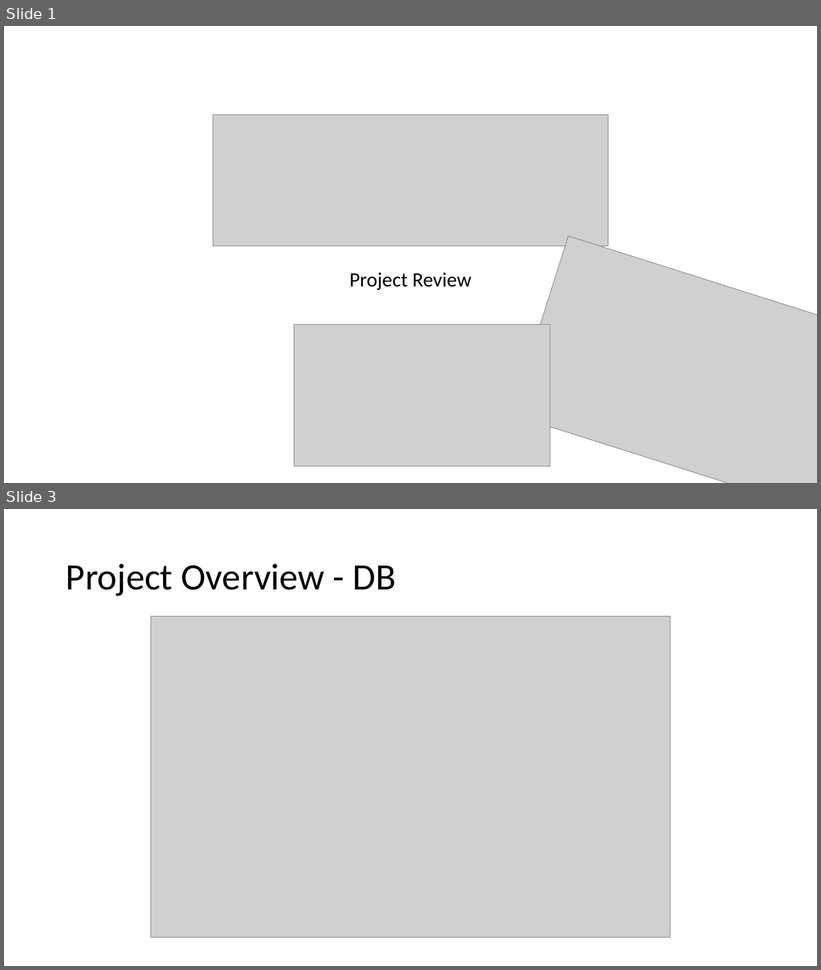
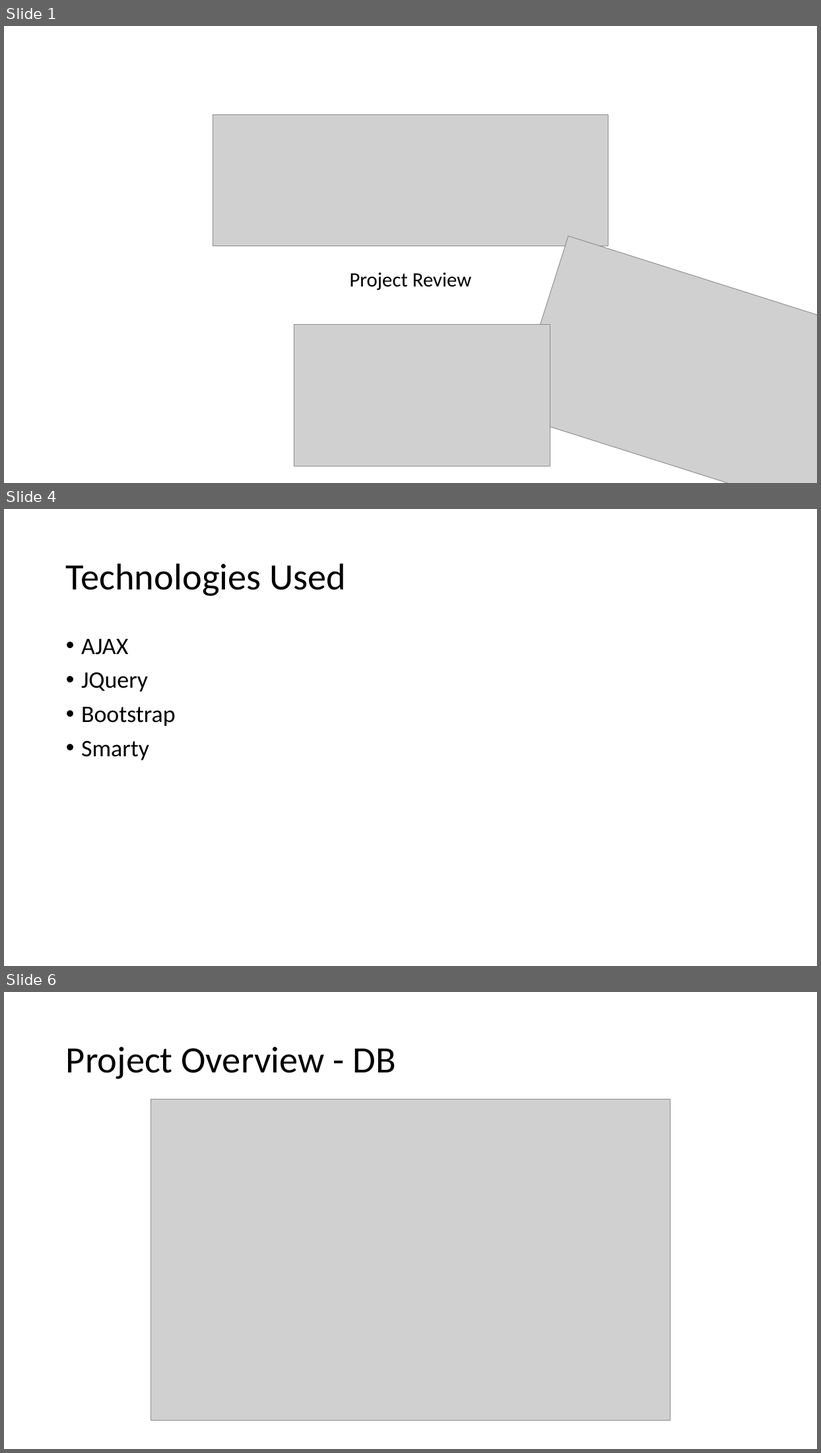
Before and after one commit to riedd2/webprogramming, a slide deck: ch.bfh.bti7054.w2014.p.pc-hammer/doc/PCHAMMER.pptx. Shown one above the other, each under a label of ours: slides 1 and 3 before the commit, slides 1, 4 and 6 after it; the slides between them are not shown. The pictures are 821x970 and 821x1453 pixels, drawn with LibreOffice and Linux fonts; fonts in the diff are those of the drawing; grey boxes stand for pictures; background and template pictures are left out. Boxes give left, top, right and bottom in pixels: in the first picture for what was removed or moved away, otherwise in the second. Text is boxed around its words. In the diff, an @@ line names an element or a change of style, - is before the commit and + after.

```diff
--- a/ch.bfh.bti7054.w2014.p.pc-hammer/doc/PCHAMMER.pptx
+++ b/ch.bfh.bti7054.w2014.p.pc-hammer/doc/PCHAMMER.pptx
@@ slide 4 added at <box>4,509,817,966</box>, background #FFFFFF @@
@@ title added at <box>66,563,346,596</box>, 44 pt, text #000000 @@
+Technologies Used
@@ text added at <box>81,639,176,760</box>, 28 pt, text #000000 @@
+• AJAX
+• JQuery
+• Bootstrap
+• Smarty
@@ what was slide 3 is now slide 6 @@
```
Also in this commit, not shown: 3 slides changed, 2 other slides added, 2 other files.
